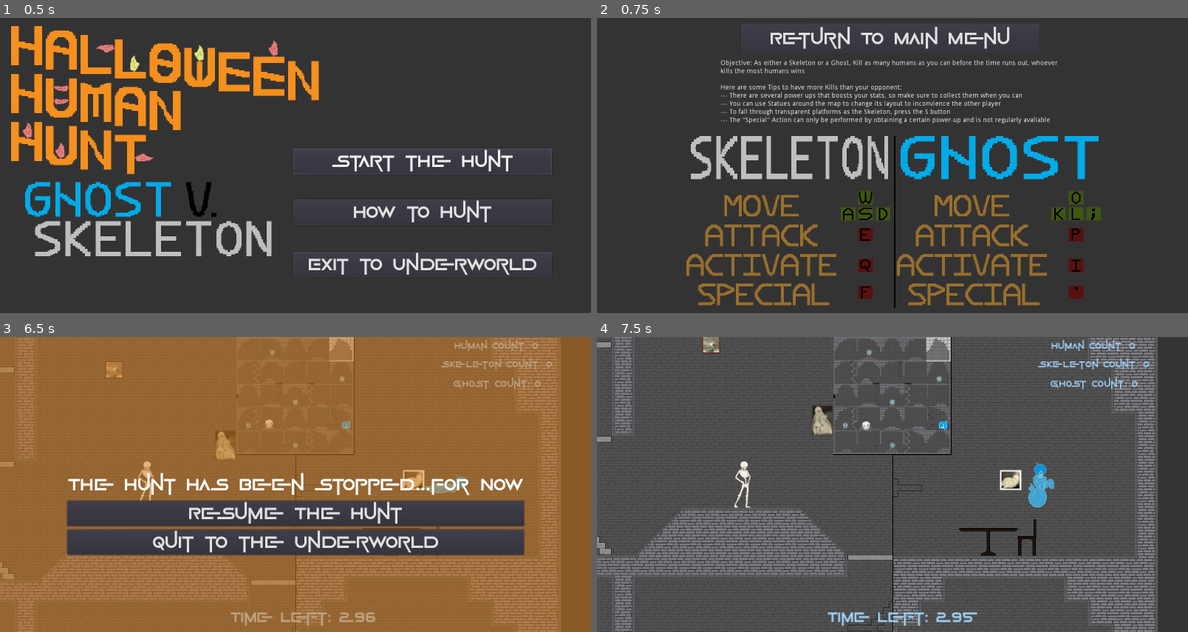
Above: before the commit, frames 1-4 (two rows, left to right).
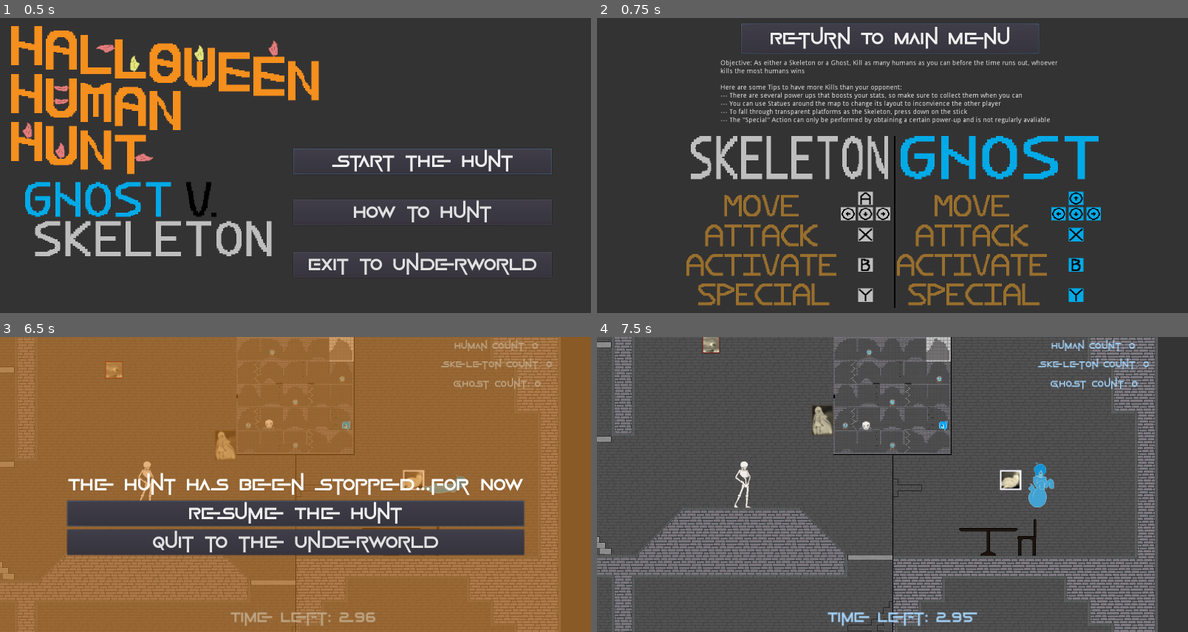
Above: after the commit, the same moments.

Repository: rakthalekk/ghosts-vs-skeletons
Game: Godot game, scene res://src/Menu.tscn
Two runs of this game, one before a commit and one after it. Both use one fixed random seed, a clock stepped at 60 frames per second and the inputs below.
Inputs:
- Up to frame 1 (0.5 s): no input
- Up to frame 2 (0.75 s): click "How to Hunt" at 0.5 s
- Up to frame 3 (6.5 s): click "Return To Main Menu" at 1.25 s; click "Start the Hunt" at 2 s; hold , (ghost_move_right) 2.78-4.28 s; tap I (ghost_interact) at 2.85 s; tap W (skeleton_jump) at 3.02, 3.77, 5.27, 6.02 s; tap ' (ghost_special) at 3.6 s; hold K (ghost_move_left) 4.28-5.03 s; tap S (skeleton_fall_through) at 4.35 s; hold , (ghost_move_right) from 5.03 s (still down); tap Q (skeleton_interact) at 5.1 s; tap F (skeleton_special) at 5.85 s; tap Escape (pause) at 6.4 s
- Up to frame 4 (7.5 s): release , (ghost_move_right) at 6.53 s; hold K (ghost_move_left) 6.53-7.25 s; tap I (ghost_interact) at 6.6 s; tap W (skeleton_jump) at 6.77 s; click "Resume The Hunt" at 7.25 s

Frame 1 is identical in both runs. In frame 2, 1.9% of the frame differs, in the area x 24-86%, y 2-97%; in frame 3, 0.4%; in frame 4, nothing differs.

Commit message:
arcade build

Diff:
--- a/GhostsVsSkeletons/Menu.gd
+++ b/GhostsVsSkeletons/Menu.gd
@@ -16,6 +16,7 @@
 func _on_OptionsButton_pressed():
 	#get_tree().change_scene("res://src/HowToPlay.tscn")
 	$HowToPlay.show()
+	$HowToPlay.grab_button()
 	$MainMenu.hide()
 
 func _on_QuitButton_pressed():
--- a/GhostsVsSkeletons/project.godot
+++ b/GhostsVsSkeletons/project.godot
@@ -94,86 +94,122 @@
 
 [input]
 
+ui_left={
+"deadzone": 0.5,
+"events": [ Object(InputEventKey,"resource_local_to_scene":false,"resource_name":"","device":0,"alt":false,"shift":false,"control":false,"meta":false,"command":false,"pressed":false,"scancode":16777231,"physical_scancode":0,"unicode":0,"echo":false,"script":null)
+, Object(InputEventJoypadButton,"resource_local_to_scene":false,"resource_name":"","device":0,"button_index":14,"pressure":0.0,"pressed":false,"script":null)
+, Object(InputEventJoypadMotion,"resource_local_to_scene":false,"resource_name":"","device":0,"axis":0,"axis_value":-1.0,"script":null)
+ ]
+}
+ui_right={
+"deadzone": 0.5,
+"events": [ Object(InputEventKey,"resource_local_to_scene":false,"resource_name":"","device":0,"alt":false,"shift":false,"control":false,"meta":false,"command":false,"pressed":false,"scancode":16777233,"physical_scancode":0,"unicode":0,"echo":false,"script":null)
+, Object(InputEventJoypadButton,"resource_local_to_scene":false,"resource_name":"","device":0,"button_index":15,"pressure":0.0,"pressed":false,"script":null)
+, Object(InputEventJoypadMotion,"resource_local_to_scene":false,"resource_name":"","device":0,"axis":0,"axis_value":1.0,"script":null)
+ ]
+}
+ui_up={
+"deadzone": 0.5,
+"events": [ Object(InputEventKey,"resource_local_to_scene":false,"resource_name":"","device":0,"alt":false,"shift":false,"control":false,"meta":false,"command":false,"pressed":false,"scancode":16777232,"physical_scancode":0,"unicode":0,"echo":false,"script":null)
+, Object(InputEventJoypadButton,"resource_local_to_scene":false,"resource_name":"","device":0,"button_index":12,"pressure":0.0,"pressed":false,"script":null)
+, Object(InputEventJoypadMotion,"resource_local_to_scene":false,"resource_name":"","device":0,"axis":1,"axis_value":-1.0,"script":null)
+ ]
+}
+ui_down={
+"deadzone": 0.5,
+"events": [ Object(InputEventKey,"resource_local_to_scene":false,"resource_name":"","device":0,"alt":false,"shift":false,"control":false,"meta":false,"command":false,"pressed":false,"scancode":16777234,"physical_scancode":0,"unicode":0,"echo":false,"script":null)
+, Object(InputEventJoypadButton,"resource_local_to_scene":false,"resource_name":"","device":0,"button_index":13,"pressure":0.0,"pressed":false,"script":null)
+, Object(InputEventJoypadMotion,"resource_local_to_scene":false,"resource_name":"","device":0,"axis":1,"axis_value":1.0,"script":null)
+ ]
+}
 skeleton_move_left={
 "deadzone": 0.5,
 "events": [ Object(InputEventKey,"resource_local_to_scene":false,"resource_name":"","device":0,"alt":false,"shift":false,"control":false,"meta":false,"command":false,"pressed":false,"scancode":0,"physical_scancode":65,"unicode":0,"echo":false,"script":null)
+, Object(InputEventJoypadMotion,"resource_local_to_scene":false,"resource_name":"","device":0,"axis":0,"axis_value":-1.0,"script":null)
  ]
 }
 skeleton_move_right={
 "deadzone": 0.5,
 "events": [ Object(InputEventKey,"resource_local_to_scene":false,"resource_name":"","device":0,"alt":false,"shift":false,"control":false,"meta":false,"command":false,"pressed":false,"scancode":0,"physical_scancode":68,"unicode":0,"echo":false,"script":null)
+, Object(InputEventJoypadMotion,"resource_local_to_scene":false,"resource_name":"","device":0,"axis":0,"axis_value":1.0,"script":null)
  ]
 }
 skeleton_fall_through={
 "deadzone": 0.5,
 "events": [ Object(InputEventKey,"resource_local_to_scene":false,"resource_name":"","device":0,"alt":false,"shift":false,"control":false,"meta":false,"command":false,"pressed":false,"scancode":0,"physical_scancode":83,"unicode":0,"echo":false,"script":null)
+, Object(InputEventJoypadMotion,"resource_local_to_scene":false,"resource_name":"","device":0,"axis":1,"axis_value":1.0,"script":null)
  ]
 }
 skeleton_jump={
 "deadzone": 0.5,
 "events": [ Object(InputEventKey,"resource_local_to_scene":false,"resource_name":"","device":0,"alt":false,"shift":false,"control":false,"meta":false,"command":false,"pressed":false,"scancode":0,"physical_scancode":87,"unicode":0,"echo":false,"script":null)
+, Object(InputEventJoypadButton,"resource_local_to_scene":false,"resource_name":"","device":0,"button_index":0,"pressure":0.0,"pressed":false,"script":null)
  ]
 }
 skeleton_kill={
 "deadzone": 0.5,
 "events": [ Object(InputEventKey,"resource_local_to_scene":false,"resource_name":"","device":0,"alt":false,"shift":false,"control":false,"meta":false,"command":false,"pressed":false,"scancode":0,"physical_scancode":69,"unicode":0,"echo":false,"script":null)
+, Object(InputEventJoypadButton,"resource_local_to_scene":false,"resource_name":"","device":0,"button_index":2,"pressure":0.0,"pressed":false,"script":null)
  ]
 }
 skeleton_interact={
 "deadzone": 0.5,
 "events": [ Object(InputEventKey,"resource_local_to_scene":false,"resource_name":"","device":0,"alt":false,"shift":false,"control":false,"meta":false,"command":false,"pressed":false,"scancode":0,"physical_scancode":81,"unicode":0,"echo":false,"script":null)
+, Object(InputEventJoypadButton,"resource_local_to_scene":false,"resource_name":"","device":0,"button_index":1,"pressure":0.0,"pressed":false,"script":null)
  ]
 }
 skeleton_special={
 "deadzone": 0.5,
 "events": [ Object(InputEventKey,"resource_local_to_scene":false,"resource_name":"","device":0,"alt":false,"shift":false,"control":false,"meta":false,"command":false,"pressed":false,"scancode":0,"physical_scancode":70,"unicode":0,"echo":false,"script":null)
+, Object(InputEventJoypadButton,"resource_local_to_scene":false,"resource_name":"","device":0,"button_index":3,"pressure":0.0,"pressed":false,"script":null)
  ]
 }
 ghost_move_left={
 "deadzone": 0.5,
-"events": [ Object(InputEventJoypadMotion,"resource_local_to_scene":false,"resource_name":"","device":0,"axis":0,"axis_value":-1.0,"script":null)
+"events": [ Object(InputEventJoypadMotion,"resource_local_to_scene":false,"resource_name":"","device":1,"axis":0,"axis_value":-1.0,"script":null)
 , Object(InputEventKey,"resource_local_to_scene":false,"resource_name":"","device":0,"alt":false,"shift":false,"control":false,"meta":false,"command":false,"pressed":false,"scancode":0,"physical_scancode":75,"unicode":0,"echo":false,"script":null)
  ]
 }
 ghost_move_right={
 "deadzone": 0.5,
-"events": [ Object(InputEventJoypadMotion,"resource_local_to_scene":false,"resource_name":"","device":0,"axis":0,"axis_value":1.0,"script":null)
+"events": [ Object(InputEventJoypadMotion,"resource_local_to_scene":false,"resource_name":"","device":1,"axis":0,"axis_value":1.0,"script":null)
 , Object(InputEventKey,"resource_local_to_scene":false,"resource_name":"","device":0,"alt":false,"shift":false,"control":false,"meta":false,"command":false,"pressed":false,"scancode":0,"physical_scancode":59,"unicode":0,"echo":false,"script":null)
  ]
 }
 ghost_move_up={
 "deadzone": 0.5,
-"events": [ Object(InputEventJoypadMotion,"resource_local_to_scene":false,"resource_name":"","device":0,"axis":1,"axis_value":-1.0,"script":null)
+"events": [ Object(InputEventJoypadMotion,"resource_local_to_scene":false,"resource_name":"","device":1,"axis":1,"axis_value":-1.0,"script":null)
 , Object(InputEventKey,"resource_local_to_scene":false,"resource_name":"","device":0,"alt":false,"shift":false,"control":false,"meta":false,"command":false,"pressed":false,"scancode":0,"physical_scancode":79,"unicode":0,"echo":false,"script":null)
  ]
 }
 ghost_move_down={
 "deadzone": 0.5,
-"events": [ Object(InputEventJoypadMotion,"resource_local_to_scene":false,"resource_name":"","device":0,"axis":1,"axis_value":1.0,"script":null)
+"events": [ Object(InputEventJoypadMotion,"resource_local_to_scene":false,"resource_name":"","device":1,"axis":1,"axis_value":1.0,"script":null)
 , Object(InputEventKey,"resource_local_to_scene":false,"resource_name":"","device":0,"alt":false,"shift":false,"control":false,"meta":false,"command":false,"pressed":false,"scancode":0,"physical_scancode":76,"unicode":0,"echo":false,"script":null)
  ]
 }
 ghost_kill={
 "deadzone": 0.5,
-"events": [ Object(InputEventJoypadButton,"resource_local_to_scene":false,"resource_name":"","device":0,"button_index":2,"pressure":0.0,"pressed":false,"script":null)
+"events": [ Object(InputEventJoypadButton,"resource_local_to_scene":false,"resource_name":"","device":1,"button_index":2,"pressure":0.0,"pressed":false,"script":null)
 , Object(InputEventKey,"resource_local_to_scene":false,"resource_name":"","device":0,"alt":false,"shift":false,"control":false,"meta":false,"command":false,"pressed":false,"scancode":0,"physical_scancode":80,"unicode":0,"echo":false,"script":null)
  ]
 }
 ghost_interact={
 "deadzone": 0.5,
-"events": [ Object(InputEventJoypadButton,"resource_local_to_scene":false,"resource_name":"","device":0,"button_index":0,"pressure":0.0,"pressed":false,"script":null)
+"events": [ Object(InputEventJoypadButton,"resource_local_to_scene":false,"resource_name":"","device":1,"button_index":1,"pressure":0.0,"pressed":false,"script":null)
 , Object(InputEventKey,"resource_local_to_scene":false,"resource_name":"","device":0,"alt":false,"shift":false,"control":false,"meta":false,"command":false,"pressed":false,"scancode":0,"physical_scancode":73,"unicode":0,"echo":false,"script":null)
  ]
 }
 ghost_special={
 "deadzone": 0.5,
 "events": [ Object(InputEventKey,"resource_local_to_scene":false,"resource_name":"","device":0,"alt":false,"shift":false,"control":false,"meta":false,"command":false,"pressed":false,"scancode":0,"physical_scancode":39,"unicode":0,"echo":false,"script":null)
-, Object(InputEventJoypadButton,"resource_local_to_scene":false,"resource_name":"","device":0,"button_index":3,"pressure":0.0,"pressed":false,"script":null)
+, Object(InputEventJoypadButton,"resource_local_to_scene":false,"resource_name":"","device":1,"button_index":3,"pressure":0.0,"pressed":false,"script":null)
  ]
 }
 pause={
 "deadzone": 0.5,
 "events": [ Object(InputEventKey,"resource_local_to_scene":false,"resource_name":"","device":0,"alt":false,"shift":false,"control":false,"meta":false,"command":false,"pressed":false,"scancode":0,"physical_scancode":16777217,"unicode":0,"echo":false,"script":null)
+, Object(InputEventJoypadButton,"resource_local_to_scene":false,"resource_name":"","device":0,"button_index":11,"pressure":0.0,"pressed":false,"script":null)
  ]
 }
 
--- a/GhostsVsSkeletons/src/GameOverScreen.gd
+++ b/GhostsVsSkeletons/src/GameOverScreen.gd
@@ -12,6 +12,8 @@
 		$WinnerSprite.texture = load("res://assets/Standing Ghost.png")
 		# Replace with function body.
 
+	$PlayAgain.grab_focus()
+
 
 # Called every frame. 'delta' is the elapsed time since the previous frame.
 #func _process(delta):
--- a/GhostsVsSkeletons/src/HowToPlay.gd
+++ b/GhostsVsSkeletons/src/HowToPlay.gd
@@ -5,15 +5,14 @@
 # var a = 2
 # var b = "text"
 
-
-# Called when the node enters the scene tree for the first time.
-func _ready():
-	$ReturnButton.grab_focus()
-
 func _on_ReturnButton_pressed():
 	hide()
 	get_parent().get_node("MainMenu").show()
+	get_parent().get_node("MainMenu/OptionsButton").grab_focus()
 
 # Called every frame. 'delta' is the elapsed time since the previous frame.
 #func _process(delta):
 #	pass
+
+func grab_button():
+	$ReturnButton.grab_focus()
--- a/GhostsVsSkeletons/src/HowToPlay.tscn
+++ b/GhostsVsSkeletons/src/HowToPlay.tscn
@@ -32,7 +32,7 @@
 Here are some Tips to have more Kills than your opponent:
 --- There are several power ups that boosts your stats, so make sure to collect them when you can
 --- You can use Statues around the map to change its layout to inconvience the other player
---- To fall through transparent platforms as the Skeleton, press the S button
+--- To fall through transparent platforms as the Skeleton, press down on the stick
 --- The \"Special\" Action can only be performed by obtaining a certain power-up and is not regularly avaliable"
 valign = 1
 
--- a/GhostsVsSkeletons/src/PauseMenu.gd
+++ b/GhostsVsSkeletons/src/PauseMenu.gd
@@ -12,6 +12,9 @@
 	get_tree().paused = is_paused
 	visible = is_paused
 
+	if is_paused:
+		$ResumeBtn.grab_focus()
+
 func _on_ResumeBtn_pressed():
 	self.is_paused = false
 
Binary file changed: GhostsVsSkeletons/assets/HowToPlay_Screen(2).png
